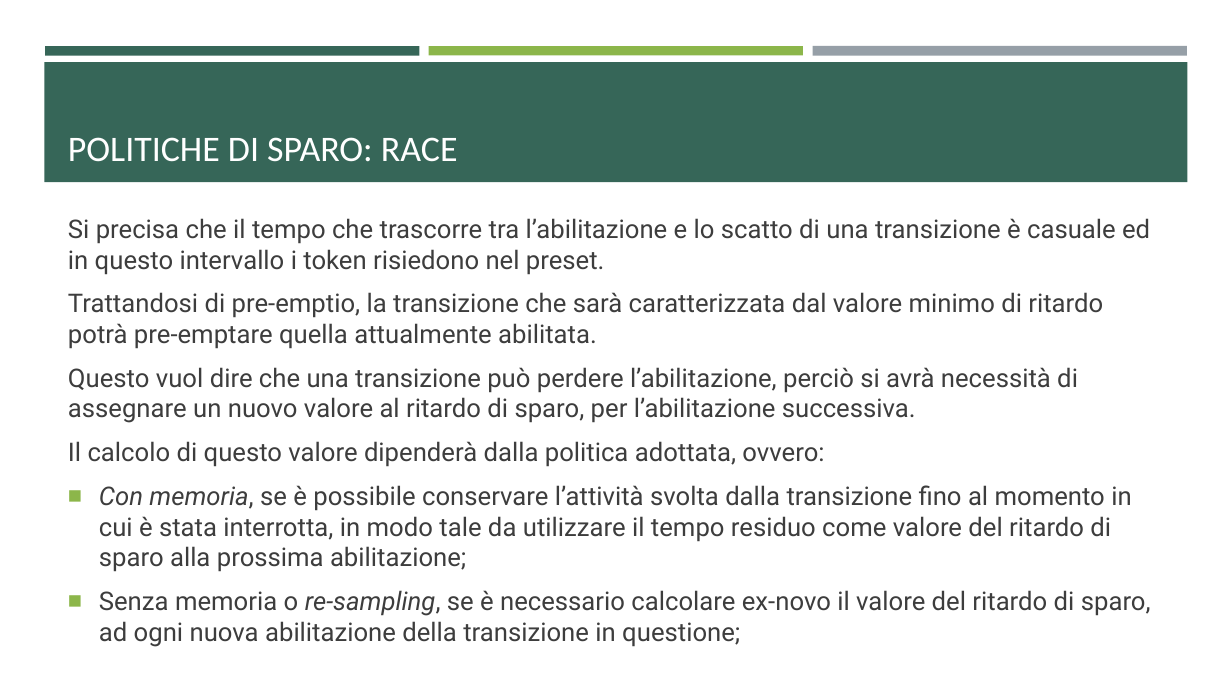
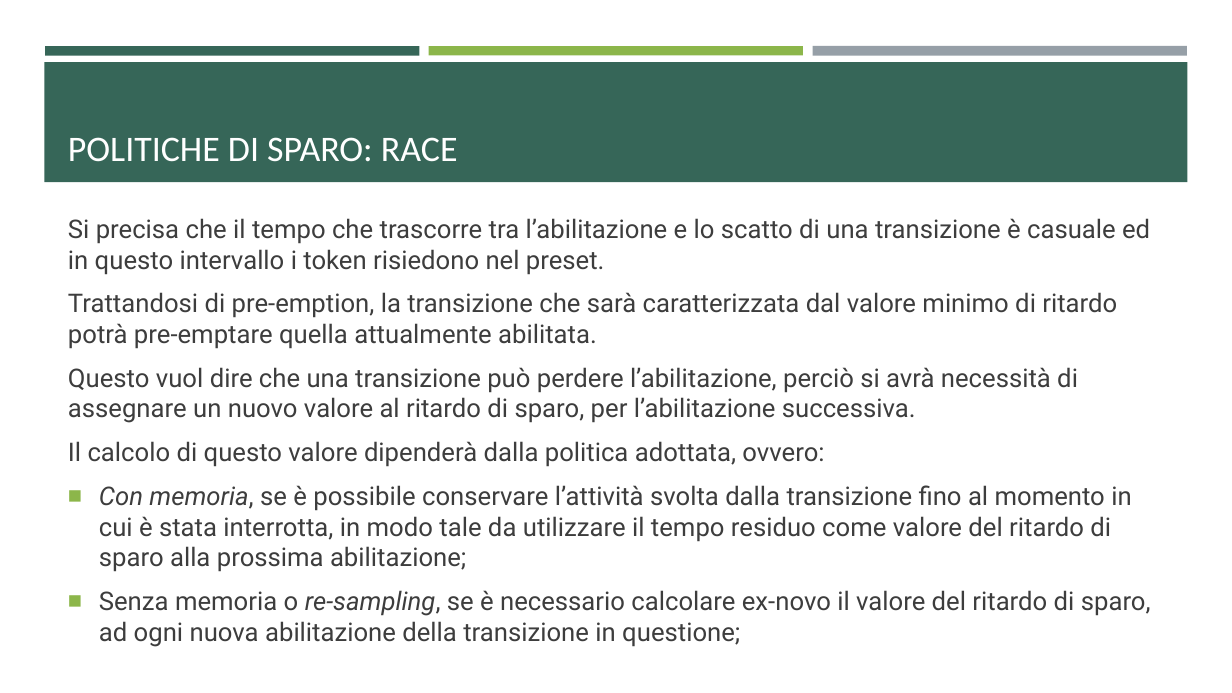
Before and after one commit to ivochan/RecirculatingPalletWarehouse, a slide deck: slide 33 of Reti di Petri.pptx. Drawn at 1232x693 pixels with LibreOffice and Linux fonts; fonts in the diff are those of the drawing. Boxes give left, top, right and bottom in pixels: in the first picture for what was removed or moved away, otherwise in the second. Text is boxed around its words. In the diff, an @@ line names an element or a change of style, - is before the commit and + after.

```diff
--- a/Reti di Petri.pptx
+++ b/Reti di Petri.pptx
@@ text at (68, 292, 1117, 349): text changed @@
-Trattandosi di pre-emptio, la transizione che sarà caratterizzata dal valore minimo di ritardo potrà pre-emptare quella attualmente abilitata.
+Trattandosi di pre-emption, la transizione che sarà caratterizzata dal valore minimo di ritardo potrà pre-emptare quella attualmente abilitata.
```
Also in this commit, not shown: 20 other slides changed, 8 slides added, 2 slides removed, 11 other files.
